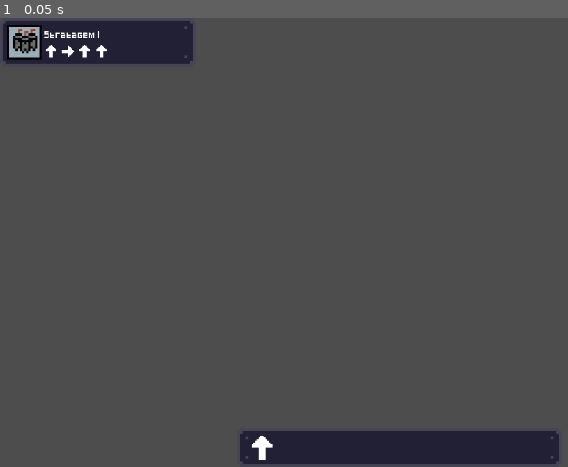
Above: before the commit, frame 1.
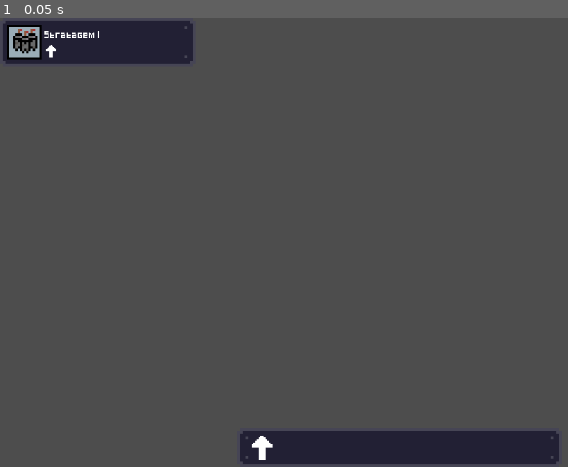
Above: after the commit, the same moment.

Repository: triangle-int/ld55
Game: Godot game, scene res://scenes/ui/game_ui.tscn
Same seed, same stepped clock (60 frames per second), same inputs: the game is played once before the commit and once after it. This scene is started directly instead of the project's main scene.
Inputs:
- Up to frame 1 (0.05 s): no input

The runs differ from the first frame. In frame 1, less than 0.1% of the frame differs, in the area x 10-19%, y 6-9%.

Commit message:
Added unit's icon and scene

Diff:
--- a/scenes/ui/game_ui.tscn
+++ b/scenes/ui/game_ui.tscn
@@ -1,9 +1,8 @@
-[gd_scene load_steps=7 format=3 uid="uid://cdk0kbjb8exv0"]
+[gd_scene load_steps=6 format=3 uid="uid://cdk0kbjb8exv0"]
 
 [ext_resource type="Theme" uid="uid://bwxiatqpr5m2m" path="res://ui/ui_theme.tres" id="1_1sr5l"]
 [ext_resource type="Texture2D" uid="uid://di560e6vrrhmr" path="res://ui/sprites/stratagem_arrow_up.tres" id="3_b4xfx"]
 [ext_resource type="Texture2D" uid="uid://1ym3x8238fep" path="res://ui/sprites/stratagems/large.tres" id="3_nnjaf"]
-[ext_resource type="Texture2D" uid="uid://ratylv63txhp" path="res://ui/sprites/stratagem_arrow_right.tres" id="4_iaijl"]
 [ext_resource type="Texture2D" uid="uid://b3rijsd6a6mhh" path="res://ui/sprites/panel.png" id="5_u7ceq"]
 
 [sub_resource type="Theme" id="Theme_p6hul"]
@@ -17,7 +16,7 @@
 grow_vertical = 2
 theme = SubResource("Theme_p6hul")
 
-[node name="NinePatchRect" type="NinePatchRect" parent="AvailableStratagems"]
+[node name="StratagemInfo" type="NinePatchRect" parent="AvailableStratagems"]
 texture_filter = 1
 custom_minimum_size = Vector2(2.08165e-12, 70)
 layout_mode = 2
@@ -28,7 +27,7 @@
 patch_margin_right = 16
 patch_margin_bottom = 16
 
-[node name="MarginContainer" type="MarginContainer" parent="AvailableStratagems/NinePatchRect"]
+[node name="MarginContainer" type="MarginContainer" parent="AvailableStratagems/StratagemInfo"]
 layout_mode = 1
 anchors_preset = 15
 anchor_right = 1.0
@@ -41,53 +40,29 @@
 theme_override_constants/margin_right = 10
 theme_override_constants/margin_bottom = 10
 
-[node name="HBoxContainer" type="HBoxContainer" parent="AvailableStratagems/NinePatchRect/MarginContainer"]
+[node name="HBoxContainer" type="HBoxContainer" parent="AvailableStratagems/StratagemInfo/MarginContainer"]
 layout_mode = 2
 
-[node name="TextureRect" type="TextureRect" parent="AvailableStratagems/NinePatchRect/MarginContainer/HBoxContainer"]
+[node name="StatagemIcon" type="TextureRect" parent="AvailableStratagems/StratagemInfo/MarginContainer/HBoxContainer"]
 custom_minimum_size = Vector2(50, 50)
 layout_mode = 2
 texture = ExtResource("3_nnjaf")
 expand_mode = 1
 stretch_mode = 4
 
-[node name="VBoxContainer" type="VBoxContainer" parent="AvailableStratagems/NinePatchRect/MarginContainer/HBoxContainer"]
+[node name="VBoxContainer" type="VBoxContainer" parent="AvailableStratagems/StratagemInfo/MarginContainer/HBoxContainer"]
 layout_mode = 2
 alignment = 1
 
-[node name="Label" type="Label" parent="AvailableStratagems/NinePatchRect/MarginContainer/HBoxContainer/VBoxContainer"]
+[node name="StratagemName" type="Label" parent="AvailableStratagems/StratagemInfo/MarginContainer/HBoxContainer/VBoxContainer"]
 layout_mode = 2
 theme = ExtResource("1_1sr5l")
 text = "Stratagem 1"
 
-[node name="HBoxContainer" type="HBoxContainer" parent="AvailableStratagems/NinePatchRect/MarginContainer/HBoxContainer/VBoxContainer"]
+[node name="HBoxContainer" type="HBoxContainer" parent="AvailableStratagems/StratagemInfo/MarginContainer/HBoxContainer/VBoxContainer"]
 layout_mode = 2
 
-[node name="TextureRect" type="TextureRect" parent="AvailableStratagems/NinePatchRect/MarginContainer/HBoxContainer/VBoxContainer/HBoxContainer"]
-texture_filter = 1
-custom_minimum_size = Vector2(20, 20)
-layout_mode = 2
-texture = ExtResource("3_b4xfx")
-expand_mode = 1
-stretch_mode = 4
-
-[node name="TextureRect2" type="TextureRect" parent="AvailableStratagems/NinePatchRect/MarginContainer/HBoxContainer/VBoxContainer/HBoxContainer"]
-texture_filter = 1
-custom_minimum_size = Vector2(20, 20)
-layout_mode = 2
-texture = ExtResource("4_iaijl")
-expand_mode = 1
-stretch_mode = 4
-
-[node name="TextureRect3" type="TextureRect" parent="AvailableStratagems/NinePatchRect/MarginContainer/HBoxContainer/VBoxContainer/HBoxContainer"]
-texture_filter = 1
-custom_minimum_size = Vector2(20, 20)
-layout_mode = 2
-texture = ExtResource("3_b4xfx")
-expand_mode = 1
-stretch_mode = 4
-
-[node name="TextureRect4" type="TextureRect" parent="AvailableStratagems/NinePatchRect/MarginContainer/HBoxContainer/VBoxContainer/HBoxContainer"]
+[node name="StratagemArrow" type="TextureRect" parent="AvailableStratagems/StratagemInfo/MarginContainer/HBoxContainer/VBoxContainer/HBoxContainer"]
 texture_filter = 1
 custom_minimum_size = Vector2(20, 20)
 layout_mode = 2
--- a/scripts/stratagem/stratagems/army.gd
+++ b/scripts/stratagem/stratagems/army.gd
@@ -6,6 +6,8 @@
 
 @export var unit_health: int
 @export var unit_count: int
+@export var unit_icon: Texture2D
+@export var unit_scene: PackedScene
 
 func prepare_units():
 	units.resize(unit_count)
